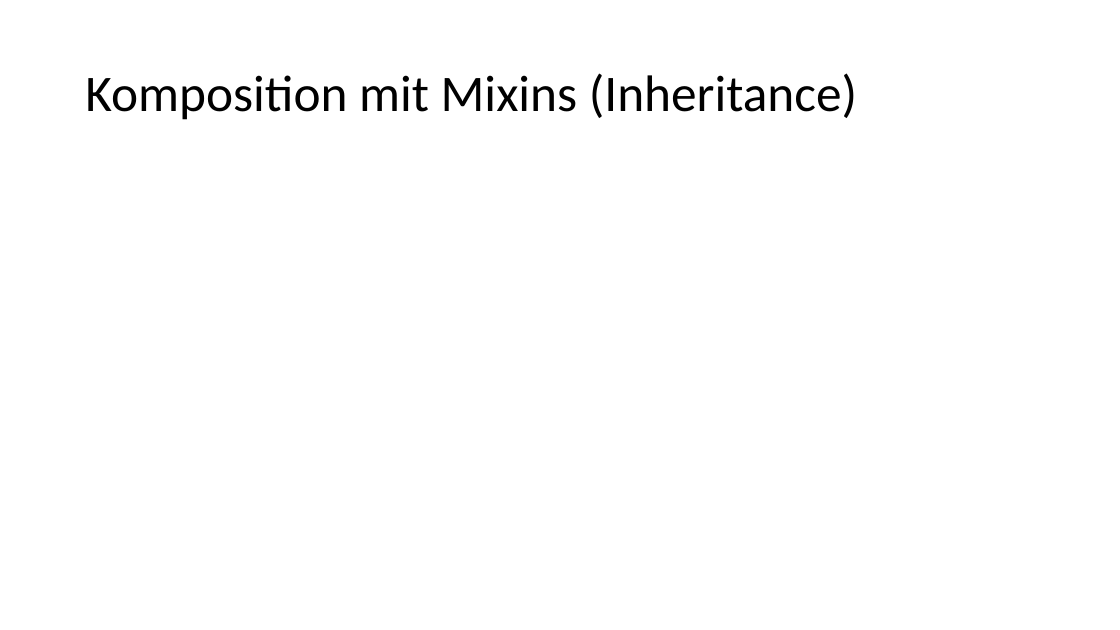
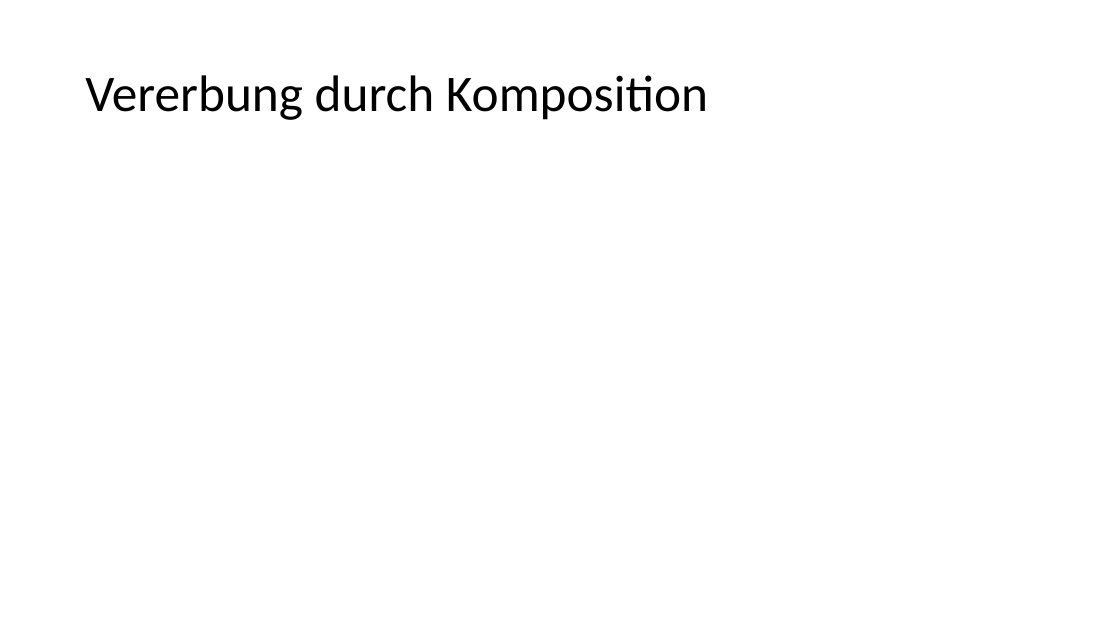
Before and after one commit to alexsuter/golang-experience, a slide deck: slide 5 of presi/presi.pptx (slide 7 before the commit). Drawn at 1120x630 pixels with LibreOffice and Linux fonts; fonts in the diff are those of the drawing. Boxes give left, top, right and bottom in pixels: in the first picture for what was removed or moved away, otherwise in the second. Text is boxed around its words. In the diff, an @@ line names an element or a change of style, - is before the commit and + after.

```diff
--- a/presi/presi.pptx
+++ b/presi/presi.pptx
@@ title at [85,75,708,120]: text changed @@
-Komposition mit Mixins (Inheritance)
+Vererbung durch Komposition
```
Also in this commit, not shown: 6 other slides changed, 1 slide added, 2 slides removed.
